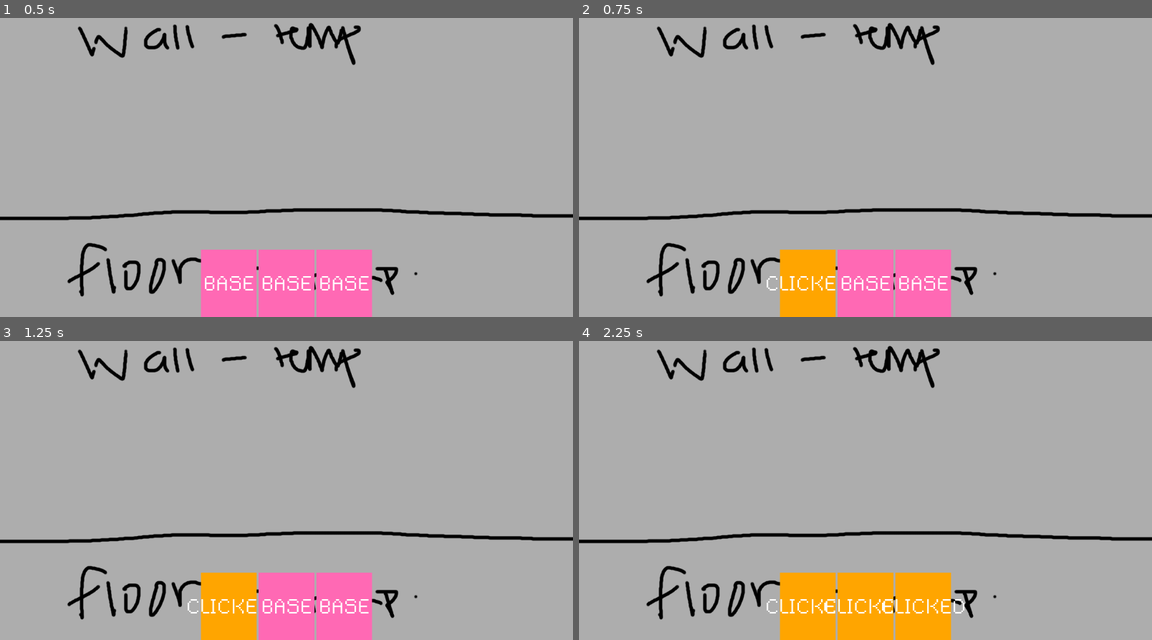
Above: before the commit, frames 1-4 (two rows, left to right).
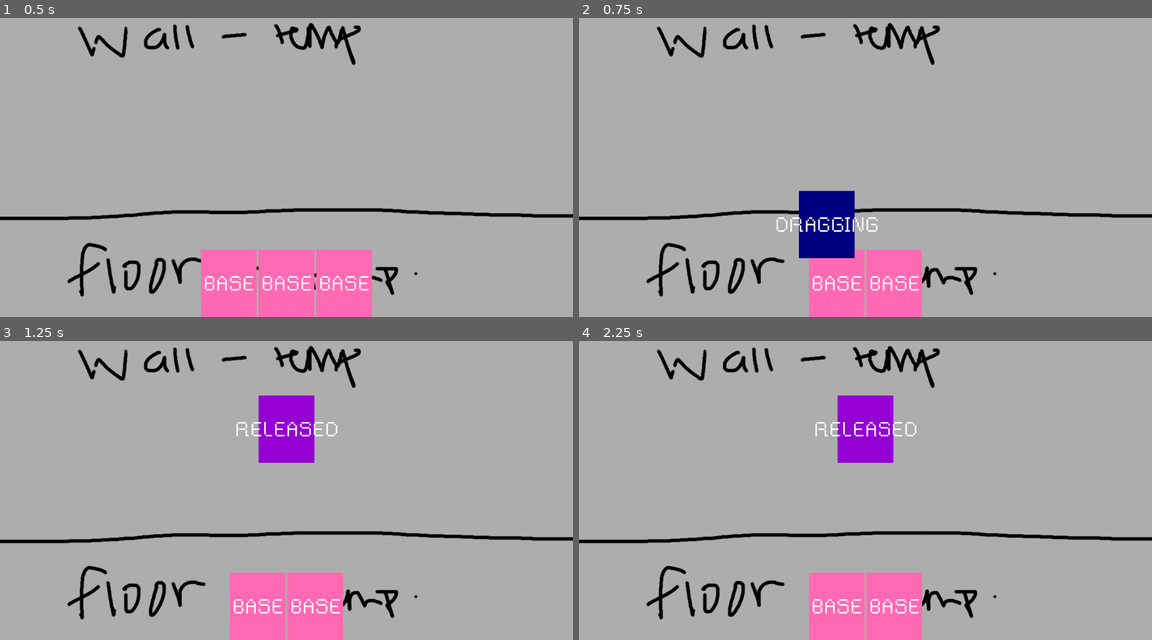
Above: after the commit, the same moments.

Repository: stressedGuaba/magic-girl-tarot
Game: Godot game, scene res://scenes/Battle/battle.tscn
Same seed, same stepped clock (60 frames per second), same inputs: the game is played once before the commit and once after it.
Inputs (mouse positions are in pixels of both pictures, inside the frame that each line leads up to):
- Up to frame 1 (0.5 s): no input
- Up to frame 2 (0.75 s): tap Enter at 0.5 s; drag from (808, 284) to (865, 107) at 0.52 s
- Up to frame 3 (1.25 s): no input
- Up to frame 4 (2.25 s): drag from (865, 607) to (865, 430) at 1.27 s; tap Space at 2 s; move the mouse to (922, 607) at 2.02 s; hold Right from 2.03 s (still down); tap Alt at 2.1 s; click (922, 607) at 2.17 s

Frame 1 is identical in both runs. In frame 2, 6.1% of the frame differs, in the area x 32-65%, y 57-100%; in frame 3, 6.3%; in frame 4, 9.1%, in the area x 32-68%, y 18-100%.

Commit message:
fixed card issue. starting to work on more features of cards

Diff:
--- a/scenes/Battle/battle.tscn
+++ b/scenes/Battle/battle.tscn
@@ -1,6 +1,7 @@
-[gd_scene load_steps=4 format=3 uid="uid://dw6qdjpatlg1q"]
+[gd_scene load_steps=5 format=3 uid="uid://dw6qdjpatlg1q"]
 
 [ext_resource type="Texture2D" uid="uid://cf6y2blx44qtm" path="res://TEMP assets/backgroundT.png" id="1_ha178"]
+[ext_resource type="Script" uid="uid://c0wd7y5oqi46c" path="res://scenes/ui/hand.gd" id="2_jl7sv"]
 [ext_resource type="PackedScene" uid="uid://bkj1sbhmhfg3m" path="res://scenes/card_ui/card_ui.tscn" id="2_mpo2y"]
 
 [sub_resource type="RectangleShape2D" id="RectangleShape2D_p1qf1"]
@@ -36,6 +37,7 @@
 grow_horizontal = 2
 grow_vertical = 0
 alignment = 1
+script = ExtResource("2_jl7sv")
 
 [node name="CardUI" parent="BattleUI/Hand" instance=ExtResource("2_mpo2y")]
 layout_mode = 2
--- a/scenes/card_ui/card_clicked_state.gd
+++ b/scenes/card_ui/card_clicked_state.gd
@@ -6,7 +6,6 @@
 	card_ui.state.text = "CLICKED"
 	card_ui.drop_point_detector.monitoring = true
 
-
-func on_Input(event: InputEvent) -> void:
+func on_input(event: InputEvent) -> void:
 	if event is InputEventMouseMotion:
 		transition_requested.emit(self, CardState.State.DRAGGING)
--- a/scenes/card_ui/card_dragging_state.gd
+++ b/scenes/card_ui/card_dragging_state.gd
@@ -7,7 +7,7 @@
 
 	##once again debugging
 	card_ui.color.color = Color.NAVY_BLUE
-	card_ui.state_text = "DRAGGING"
+	card_ui.state.text = "DRAGGING"
 
 func on_input(event: InputEvent) -> void:
 	##release or base
--- /dev/null
+++ b/scenes/ui/hand.gd
@@ -0,0 +1,10 @@
+class_name Hand
+extends HBoxContainer
+
+func _ready() -> void:
+	for child in get_children():
+		var card_ui := child as CardUI
+		card_ui.reparent_requested.connect(_on_card_ui_reparent_requested)
+
+func _on_card_ui_reparent_requested(child: CardUI) -> void:
+	child.reparent(self)
Not shown, added: scenes/ui/hand.gd.uid
